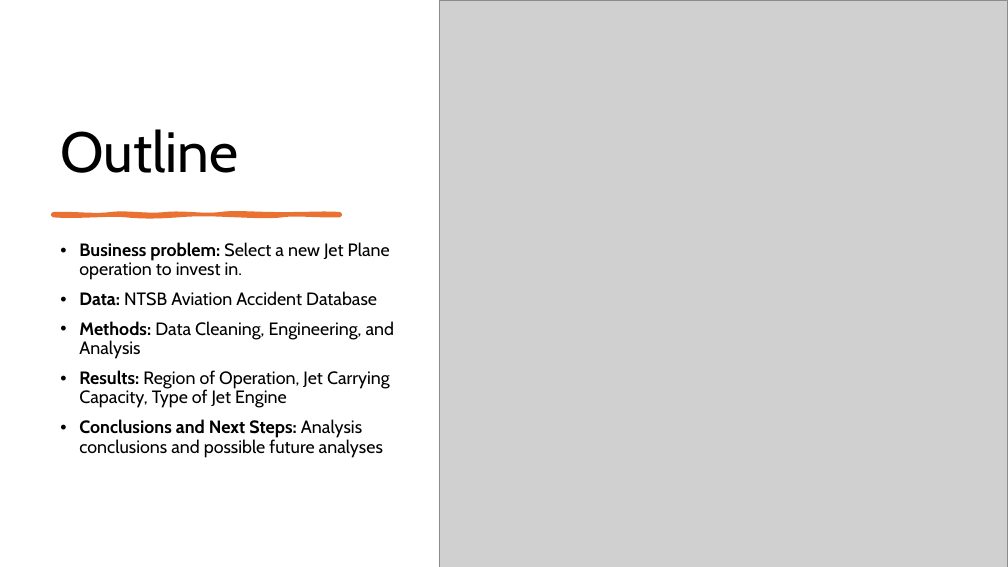
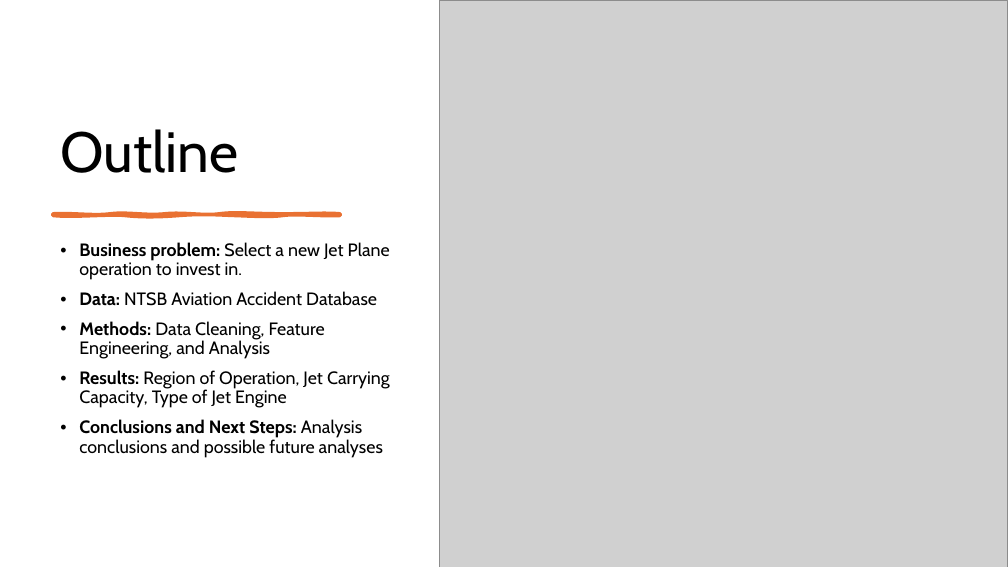
Before and after one commit to AndrewReusche/dsc-phase-1-project-v3, a slide deck: slide 3 of data2/Presentation1 copy.pptx. Drawn at 1008x567 pixels with LibreOffice and Linux fonts; fonts in the diff are those of the drawing; grey boxes stand for pictures. Boxes give left, top, right and bottom in pixels: in the first picture for what was removed or moved away, otherwise in the second. Text is boxed around its words. In the diff, an @@ line names an element or a change of style, - is before the commit and + after.

```diff
--- a/data2/Presentation1 copy.pptx
+++ b/data2/Presentation1 copy.pptx
@@ text at (79,321,325,359): text changed @@
-• Methods: Data Cleaning, Engineering, and Analysis
+• Methods: Data Cleaning, Feature Engineering, and Analysis
```
Also in this commit, not shown: 3 other slides changed, 1 slide added, 5 other files.
